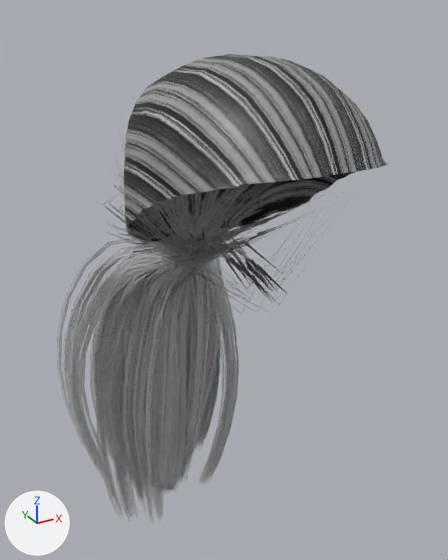
What one commit did to the glTF model public/models/doll/hair-ponytail-m.glb.
Both versions are drawn from a 50 mm lens placed at (-0.215, -0.409, 1.812), pointed at (0.034, 0.042, 1.586). Lighting does not change. The marker at lower left points along +X, +Y and +Z. The first picture is the older version. Vertices at exactly the same position are counted once.

Before the edit, the objects in view are built like this:
```python
mat_hair_cap = bpy.data.materials.new('hair_cap')
mat_hair_cap.use_nodes = True; mat_hair_cap.node_tree.nodes.clear()
_N = mat_hair_cap.node_tree.nodes; _L = mat_hair_cap.node_tree.links
n0 = _N.new('ShaderNodeBsdfPrincipled'); n0.name = 'Principled BSDF'
n1 = _N.new('ShaderNodeOutputMaterial'); n1.name = 'Material Output'
n2 = _N.new('ShaderNodeMix'); n2.name = 'Mix'
n2.data_type = 'RGBA'
n2.blend_type = 'MULTIPLY'
n2.inputs[0].default_value = 1.0  # 'Factor'
n3 = _N.new('ShaderNodeVertexColor'); n3.name = 'Color Attribute'
n4 = _N.new('ShaderNodeTexImage'); n4.name = 'Image Texture'
n4.image = img_strands
_L.new(n0.outputs[0], n1.inputs[0])  # 'BSDF' to 'Surface'
_L.new(n2.outputs[2], n0.inputs[0])  # 'Result' to 'Base Color'
_L.new(n3.outputs[0], n2.inputs[7])  # 'Color' to 'B'
_L.new(n4.outputs[0], n2.inputs[6])  # 'Color' to 'A'
me_hair_ponytail = bpy.data.meshes.new('Hair_ponytail')
me_hair_ponytail.from_pydata(...)  # 10306 vertices, 9066 faces; spans x -0.097..0.097, y -0.17..0.208, z 1.201..1.803
# faces by material slot: [8510, 556]
me_hair_ponytail.materials.append(mat_hair_strands)
me_hair_ponytail.materials.append(mat_hair_cap)
ob_hair_ponytail = bpy.data.objects.new('Hair_ponytail', me_hair_ponytail)
ob_hair_ponytail.location = (0.0, 0.0, 0.0)
```
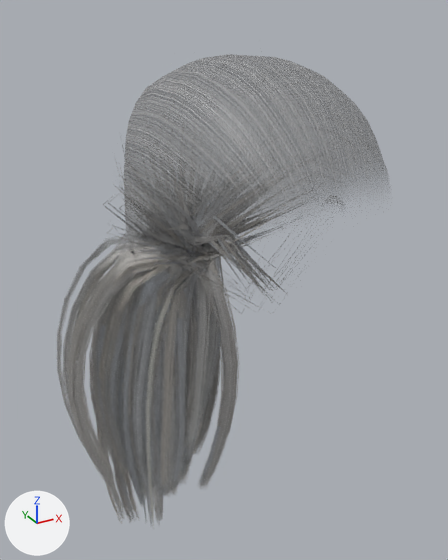
Where the change shows, as pixel boxes (x1, y1, x2, y2) in the pictures (448 x 560 px):
'Hair_ponytail', surface changed, reshaped: before (57, 51, 387, 525); after (57, 51, 386, 529)
part 1 of me_hair_ponytail, cut back: before (125, 153, 387, 241); after (125, 151, 386, 236)
part 2 of me_hair_ponytail, surface changed: (57, 54, 381, 525) in both
part 3 of me_hair_ponytail, recoloured: (65, 137, 381, 525) in both

The change, as a list of edits to the scene's bpy script:
```text
Add img_strands_cap:
    img_strands_cap = load_image('strands_cap', '_unpacked/strands_cap', 256, 1024, 'sRGB')
Change mat_hair_cap:
    add n5 = _N.new('ShaderNodeMath'); n5.name = 'Math'
    add n5.operation = 'MULTIPLY'
    where n4 = _N.new('ShaderNodeTexImage'); n4.name = 'Image Texture'
    n4.image: img_strands -> img_strands_cap
    where n0 = _N.new('ShaderNodeBsdfPrincipled'); n0.name = 'Principled BSDF'
    where n3 = _N.new('ShaderNodeVertexColor'); n3.name = 'Color Attribute'
    add _L.new(n5.outputs[0], n0.inputs[4])  # 'Value' to 'Alpha'
    add _L.new(n3.outputs[1], n5.inputs[1])  # 'Alpha' to 'Value'
    add _L.new(n4.outputs[1], n5.inputs[0])  # 'Alpha' to 'Value'
Change me_hair_ponytail:
    used by ob_hair_ponytail; location = (0.0, 0.0, 0.0)
    remove me_hair_ponytail.from_pydata(...)  # 10306 vertices, 9066 faces; spans x -0.097..0.097, y -0.17..0.208, z 1.201..1.803
    add me_hair_ponytail.from_pydata(...)  # 10642 vertices, 9686 faces; spans x -0.097..0.097, y -0.17..0.208, z 1.201..1.803
    me_hair_ponytail part 1: 27 vertices moved from x -0.078..0.077, y -0.136..0.04, z 1.64..1.727 to x -0.089..0.077, y -0.133..0.038, z 1.644..1.715; 57 vertices removed from x -0.078..0.078, y -0.15..0.041, z 1.64..1.729; 393 vertices added at x -0.092..0.092, y -0.159..0.042, z 1.623..1.728
    me_hair_ponytail part 2: 8406 kept faces spanning x -0.097..0.092, y -0.147..0.208, z 1.201..1.797 get new texture (UV) coordinates
    me_hair_ponytail part 3: 7087 kept faces spanning x -0.097..0.092, y -0.147..0.208, z 1.201..1.797 get new vertex colours
```
